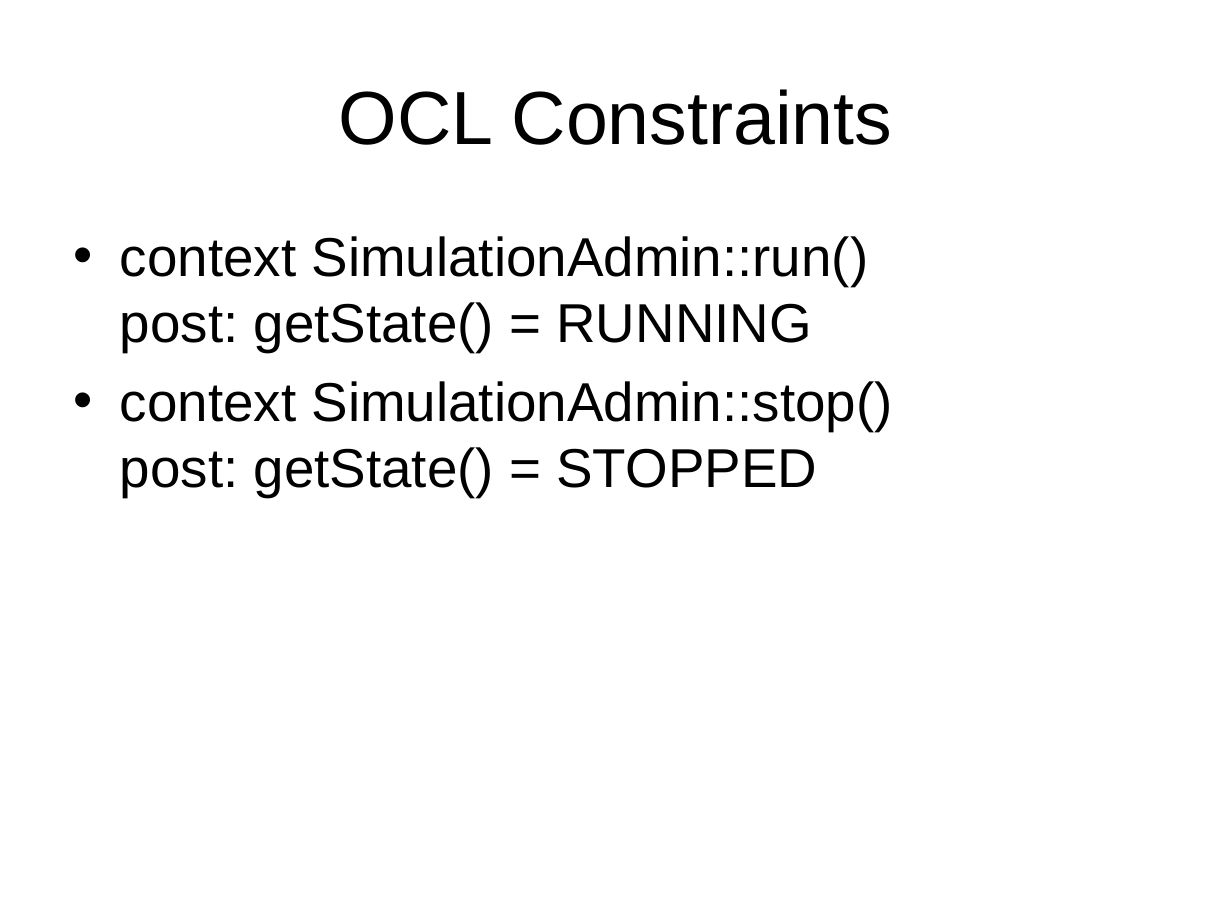
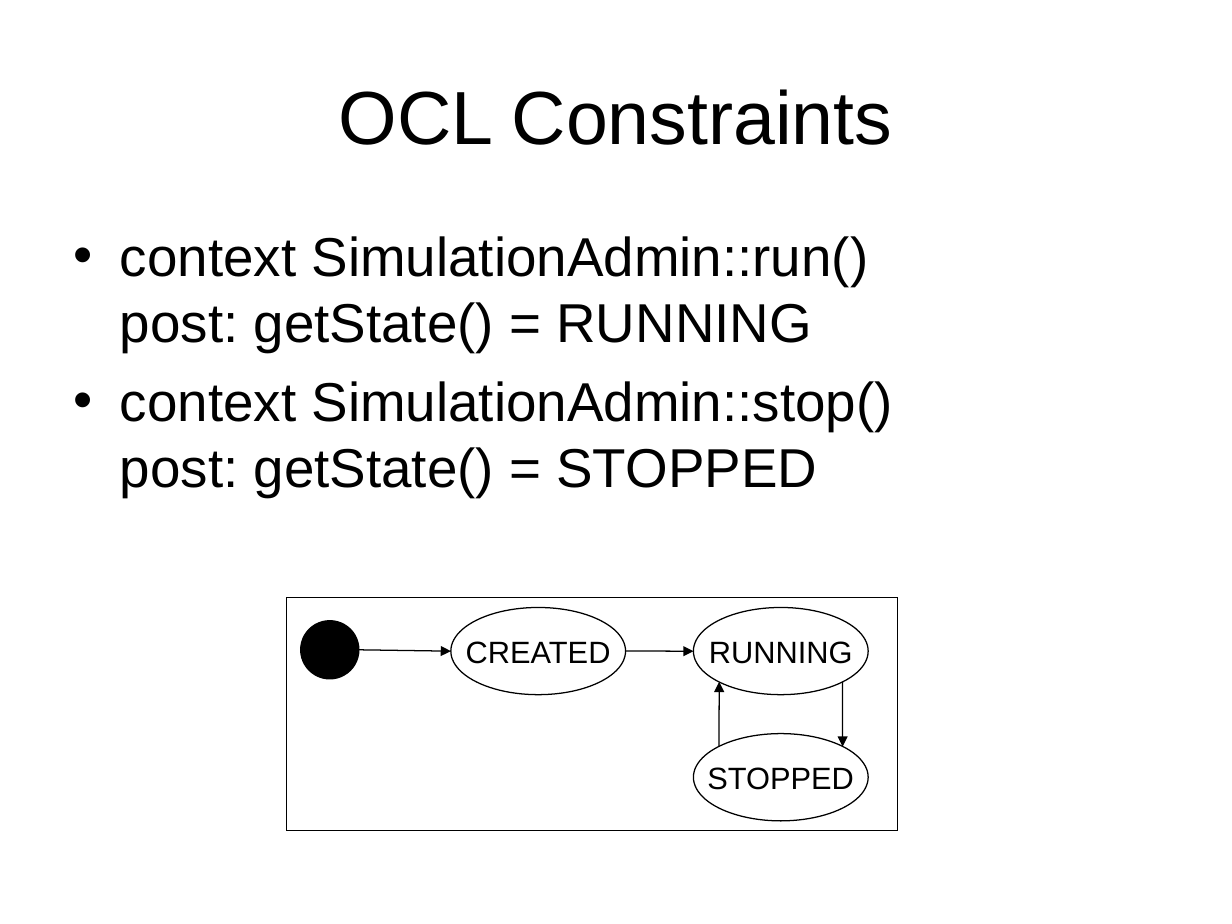
Before and after one commit to krishprince/rollerslam, a slide deck: slide 9 of docs/UML.ppt. Drawn at 1232x924 pixels with LibreOffice and Linux fonts; fonts in the diff are those of the drawing. Boxes give left, top, right and bottom in pixels: in the first picture for what was removed or moved away, otherwise in the second. Text is boxed around its words. In the diff, an @@ line names an element or a change of style, - is before the commit and + after.

```diff
--- a/docs/UML.ppt
+++ b/docs/UML.ppt
@@ group added at (286, 598, 897, 830): 4 ellipses, 4 arrows, 1 rectangle @@
+CREATED
+RUNNING
+STOPPED
```
Also in this commit, not shown: 4 other slides changed, 6 slides added.
